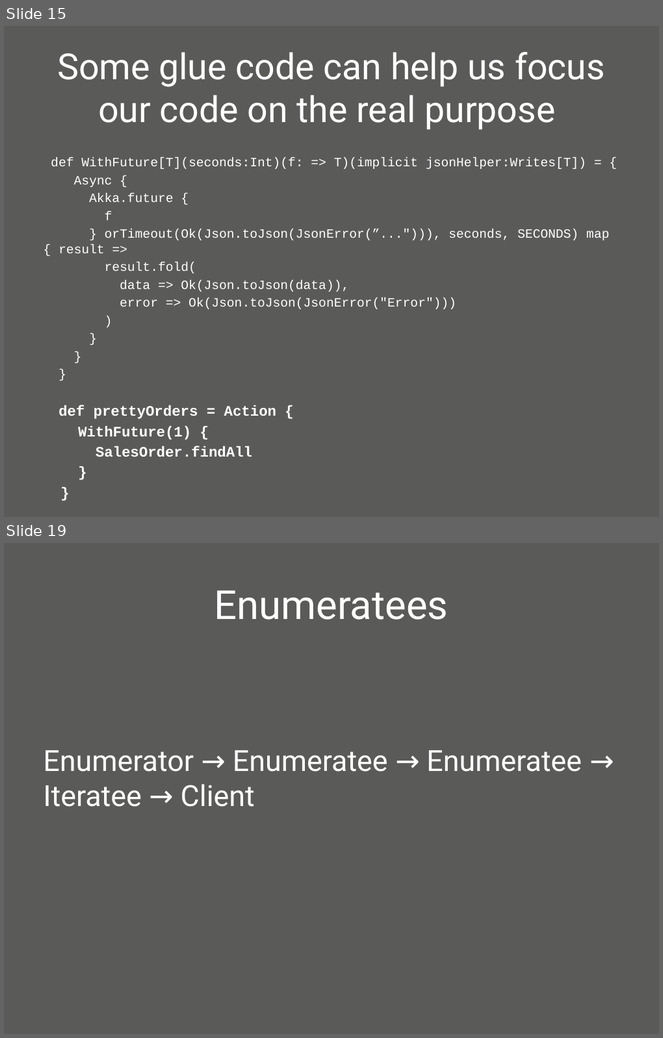
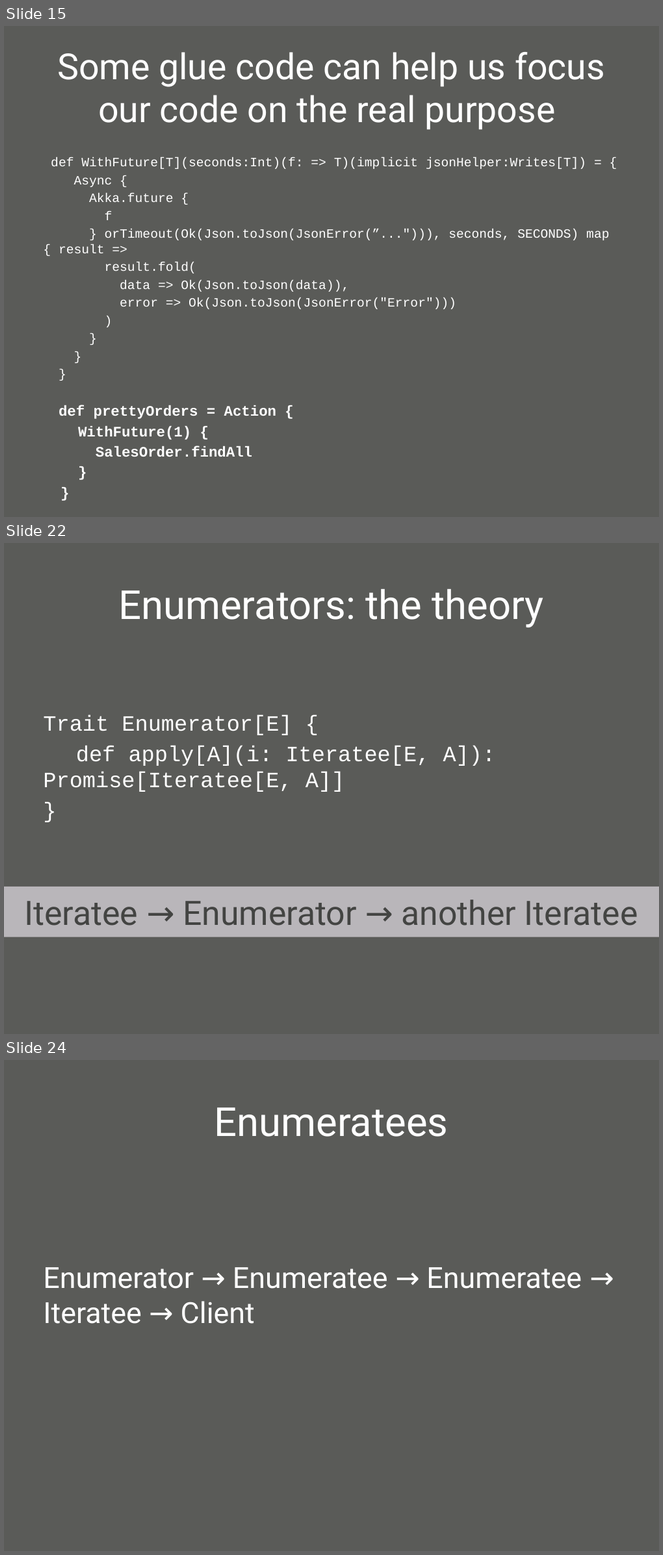
Before and after one commit to oscarrenalias/wjax-2012-play-async-apps, a slide deck: presentation/Asynchronous web apps with Play Framework 2.0.pptx. Shown one above the other, each under a label of ours: slides 15 and 19 before the commit, slides 15, 22 and 24 after it; the slides between them are not shown. The pictures are 663x1038 and 663x1555 pixels, drawn with LibreOffice and Linux fonts; fonts in the diff are those of the drawing; background and template pictures are left out. Boxes give left, top, right and bottom in pixels: in the first picture for what was removed or moved away, otherwise in the second. Text is boxed around its words. In the diff, an @@ line names an element or a change of style, - is before the commit and + after.

```diff
--- a/presentation/Asynchronous web apps with Play Framework 2.0.pptx
+++ b/presentation/Asynchronous web apps with Play Framework 2.0.pptx
@@ slide 22 added at [4,543,659,1034], background picture (left out) @@
@@ title added at [118,589,544,627], 44 pt, text #FFFFFF @@
+Enumerators: the theory
@@ text added at [43,715,496,792], 24 pt, text #FFFFFF @@
+Trait Enumerator[E] {
+def apply[A](i: Iteratee[E, A]): Promise[Iteratee[E, A]]
+}
@@ rectangle added at [4,887,659,938], fill #D5D0D6 at 78% opacity, 37 pt, text #434442 @@
+Iteratee → Enumerator → another Iteratee
@@ what was slide 19 is now slide 24 @@
```
Also in this commit, not shown: 7 slides changed, 8 other slides added, 1 slide removed.
